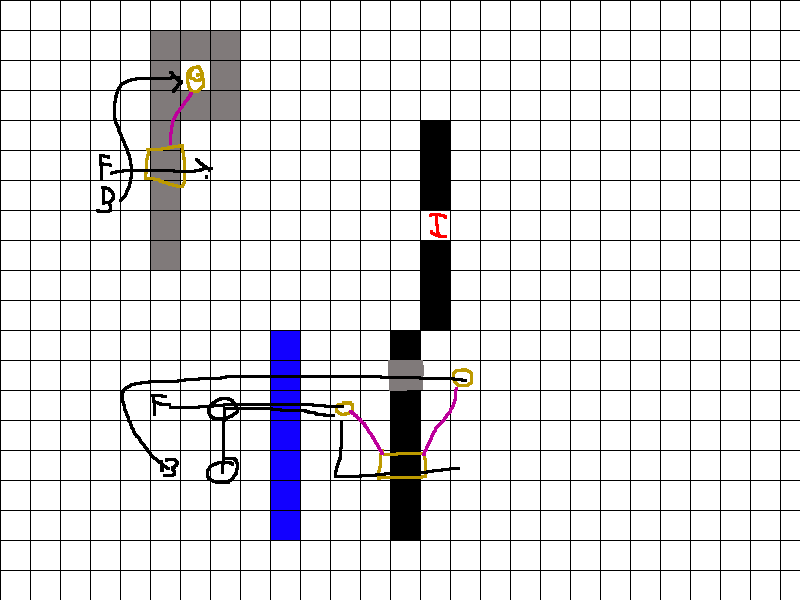
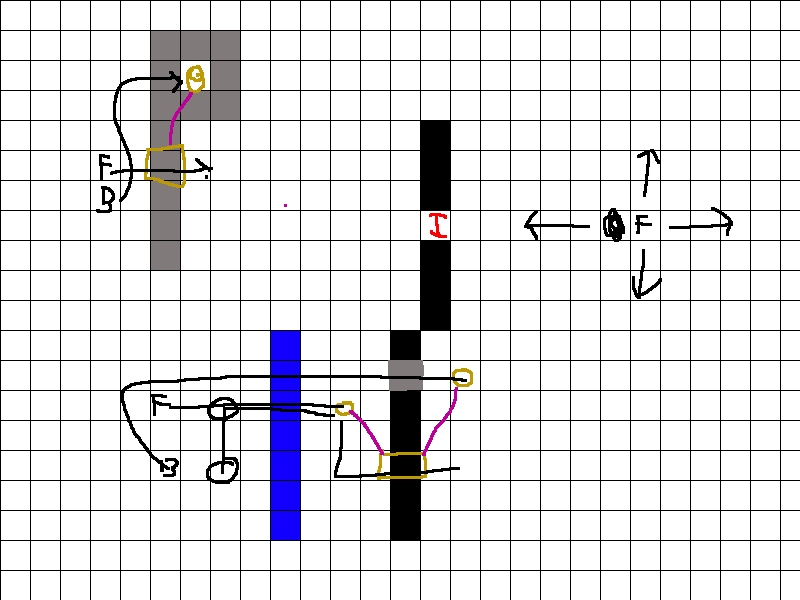
Revision of a layered 800 x 600 image; what changed, layer by layer:
painted on "grid.png" over left=284, top=149, right=733, bottom=299
